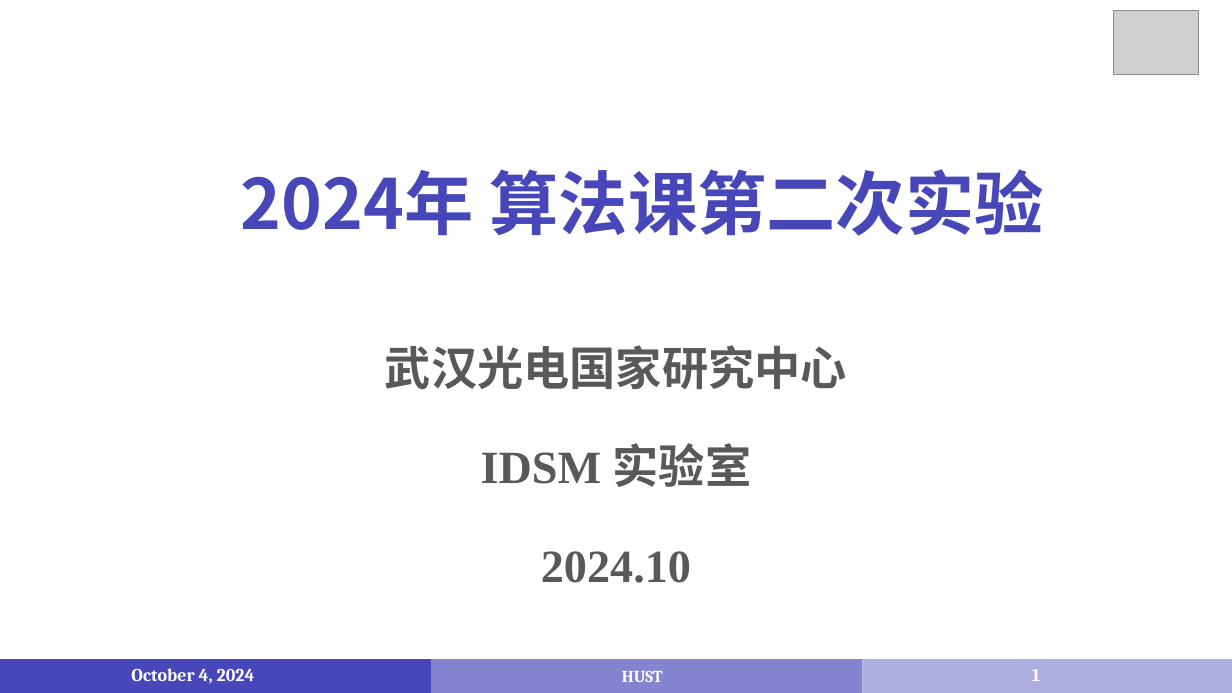
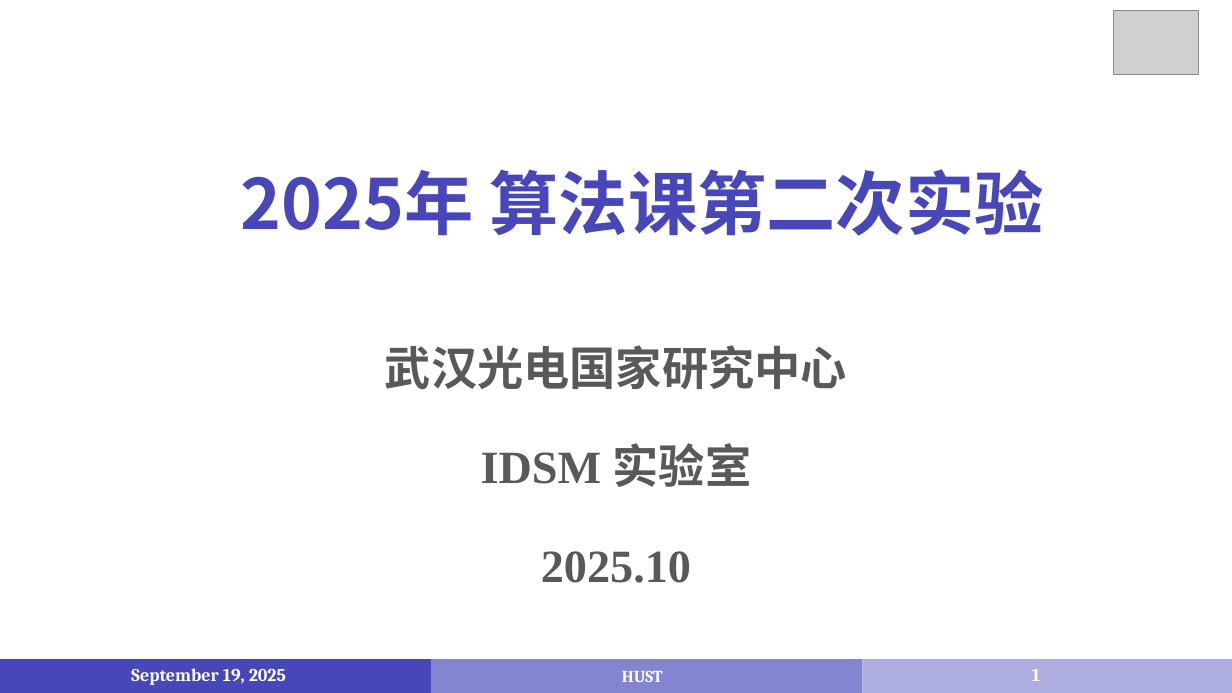
Before and after one commit to liuwenbo0/2025-TA, a slide deck: slide 1 of Lab/PPT/第二次实验.pptx. Drawn at 1232x693 pixels with LibreOffice and Linux fonts; fonts in the diff are those of the drawing; grey boxes stand for pictures. Boxes give left, top, right and bottom in pixels: in the first picture for what was removed or moved away, otherwise in the second. Text is boxed around its words. In the diff, an @@ line names an element or a change of style, - is before the commit and + after.

```diff
--- a/Lab/PPT/第二次实验.pptx
+++ b/Lab/PPT/第二次实验.pptx
@@ text at box(241, 169, 1043, 236): text changed @@
-2024年 算法课第二次实验
+2025年 算法课第二次实验
@@ text at box(541, 551, 691, 583): text changed @@
-2024.10
+2025.10
@@ text at box(131, 668, 286, 685): text changed @@
-October 4, 2024
+September 19, 2025
```
Also in this commit, not shown: 3 other slides changed, 10 other files.
